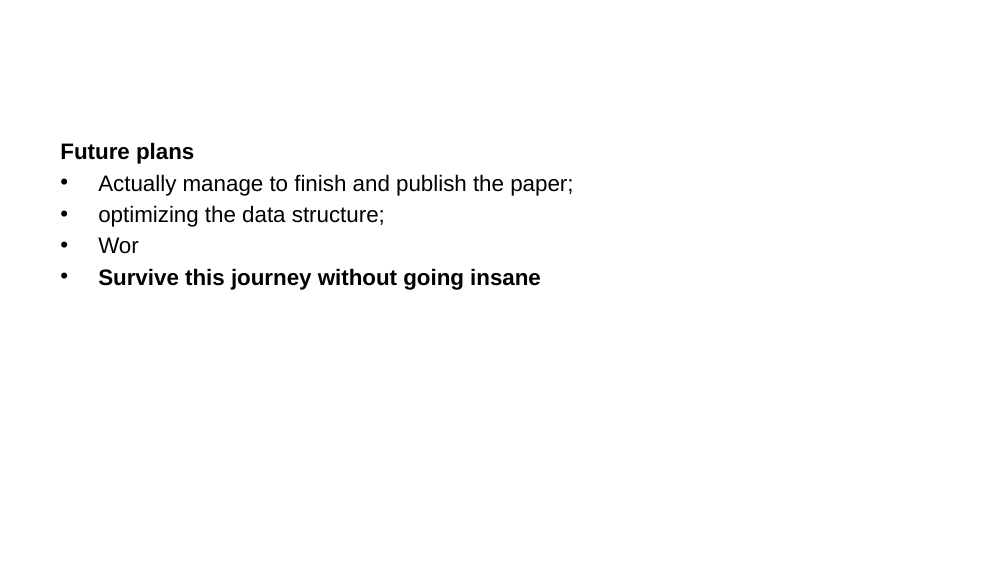
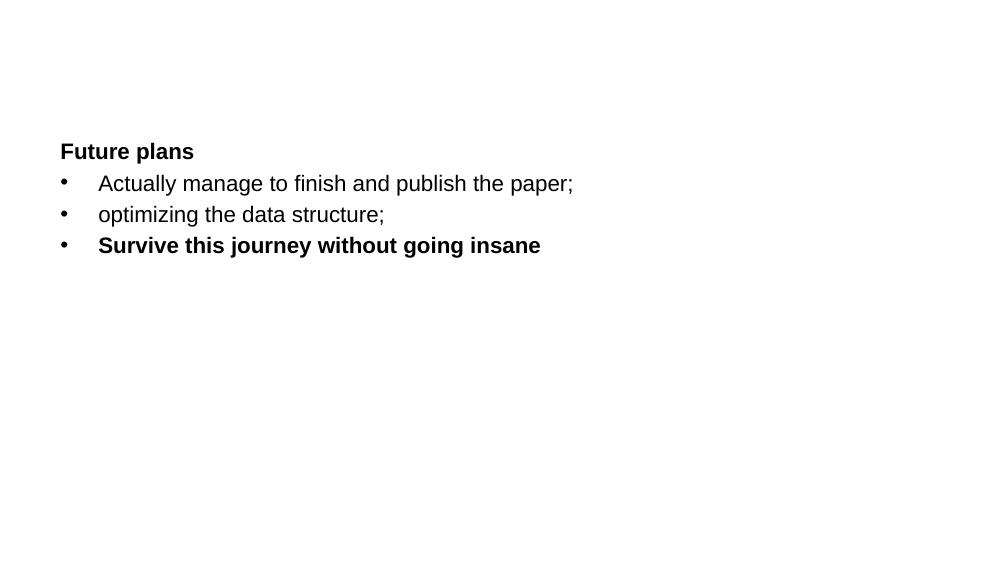
Before and after one commit to ManuelePasini/slides-markdown, a slide deck: slide 3 of ioanninaSlides.pptx. Drawn at 1008x567 pixels with LibreOffice and Linux fonts; fonts in the diff are those of the drawing. Boxes give left, top, right and bottom in pixels: in the first picture for what was removed or moved away, otherwise in the second. Text is boxed around its words. In the diff, an @@ line names an element or a change of style, - is before the commit and + after.

```diff
--- a/ioanninaSlides.pptx
+++ b/ioanninaSlides.pptx
@@ text at bbox=[98, 237, 139, 254]: paragraph removed @@
-• Wor
```
Also in this commit, not shown: 1 other slide changed, 4 other files.
